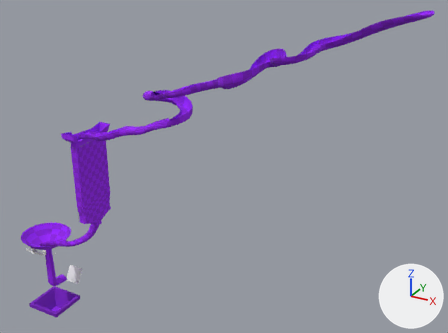
Before and after pictures for a commit that changed the Blender file godot/games/marbles/maps/gumball-map1.blend.
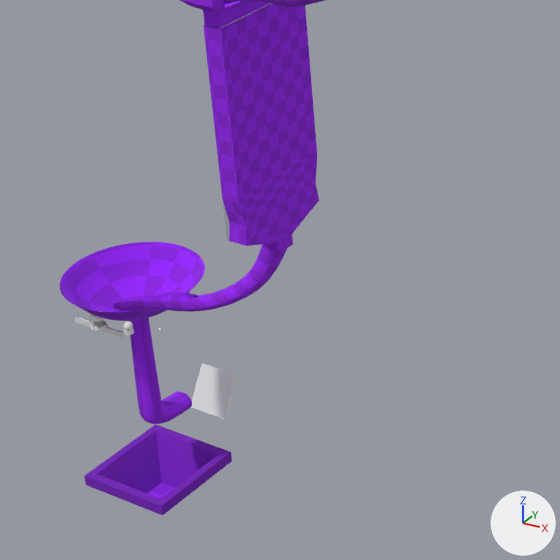
Each version is shown whole from a camera (50 mm lens) standing at (148.9, -132.6, 115.1) and looking at (66.7, 16.7, 40.4), then close up on the part from 0% to 43% of the width and 42% to 100% of the height. Arrows for +X, +Y and +Z are at lower right; the lights stay in place. The first two pictures are the older version.

In view in the first close-up: 'Cube', 'Cylinder-col', 'EndTunnel-col', 'FinishArea-col', 'TallBox-col', 'TallBox-col.002' and 7 more.
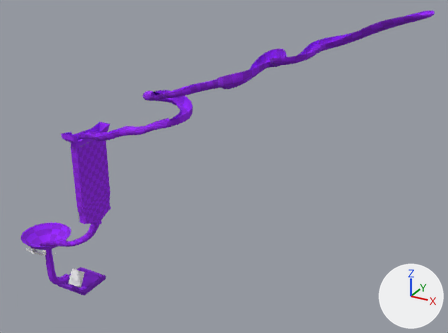
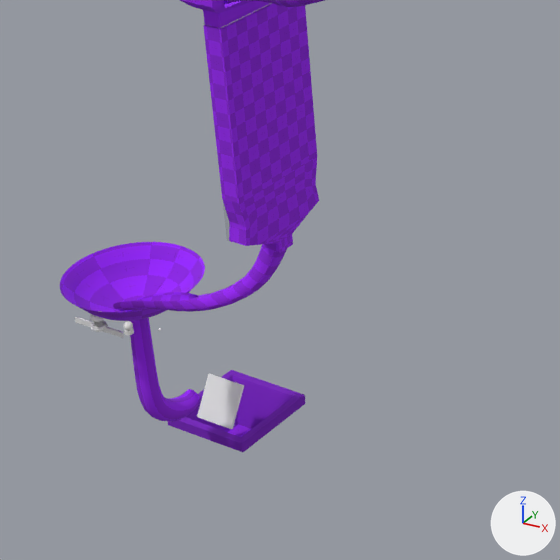
The change, as a diff of the scene's bpy script:
```diff
--- a/godot/games/marbles/maps/gumball-map1.blend.py
+++ b/godot/games/marbles/maps/gumball-map1.blend.py
@@ me_cylinder @@
 # used by ob_cylinder_col; location = (0.7, 5.8, 2.0); scale = (4.81, 4.81, 2.41)
-me_cylinder.from_pydata(...)  # 208 vertices, 192 faces; spans x -1.84..1.84, y -1.84..1.84, z -8.42..1.0
+me_cylinder.from_pydata(...)  # 160 vertices, 144 faces; spans x -1.84..1.84, y -1.84..1.84, z -8.9..1.0
+# me_cylinder part 1
+# 64 vertices are removed from x -0.37..0.37, y -0.05..1.19, z -8.42..-7.18
+# 64 faces are deleted
+# 4 vertices in x -0.26..0.26, y -0.23..-0.18, z -7.33..-7.24 move by (0.0, 0.01, -0.24)
+# 42 vertices move from x -0.37..0.37, y -0.25..0.31, z -7.69..-4.26 to x -0.39..0.39, y -0.25..1.35, z -8.9..-4.45
+# 16 vertices are added at x -0.26..0.26, y 1.56, z -8.71..-7.66
+# 16 new faces join them
+# me_cylinder part 2: 14 kept faces spanning x -0.39..0.39, y -0.22..1.35, z -8.87..-6.96 get new texture (UV) coordinates
 me_cylinder.materials.append(mat_baseslidematerial)
@@ ob_finisharea_col @@
 ob_finisharea_col = bpy.data.objects.new('FinishArea-col', me_plane_002)
-ob_finisharea_col.location = (0.7, 5.9, -24.1)
+ob_finisharea_col.location = (0.7, 21.1, -24.1)
 ob_finisharea_col.scale = (3.5, 3.5, 1.65)
@@ ob_cube @@
 ob_cube = bpy.data.objects.new('Cube', me_cube_001)
-ob_cube.location = (0.7, 17.2, -19.0)
+ob_cube.location = (0.7, 18.2, -21.2)
 ob_cube.rotation_euler = (-0.54, 0.0, 0.0)  # degrees (-31, 0, 0)
```

What differs and where, as boxes (x1, y1, x2, y2) in the close-ups (560 x 560 px):
'FinishArea-col', moved
    before: (84, 424, 232, 515)
    after: (168, 370, 306, 452)
'Cylinder-col', reshaped
    before: (60, 242, 205, 424)
    after: (60, 242, 205, 421)
'Cube', moved
    before: (191, 363, 238, 419)
    after: (197, 374, 244, 429)
part 1 of me_cylinder, cut back
    before: (128, 309, 192, 424)
    after: (128, 309, 200, 421)
part 2 of me_cylinder, surface changed
    before: (138, 400, 165, 422)
    after: (154, 397, 190, 421)
